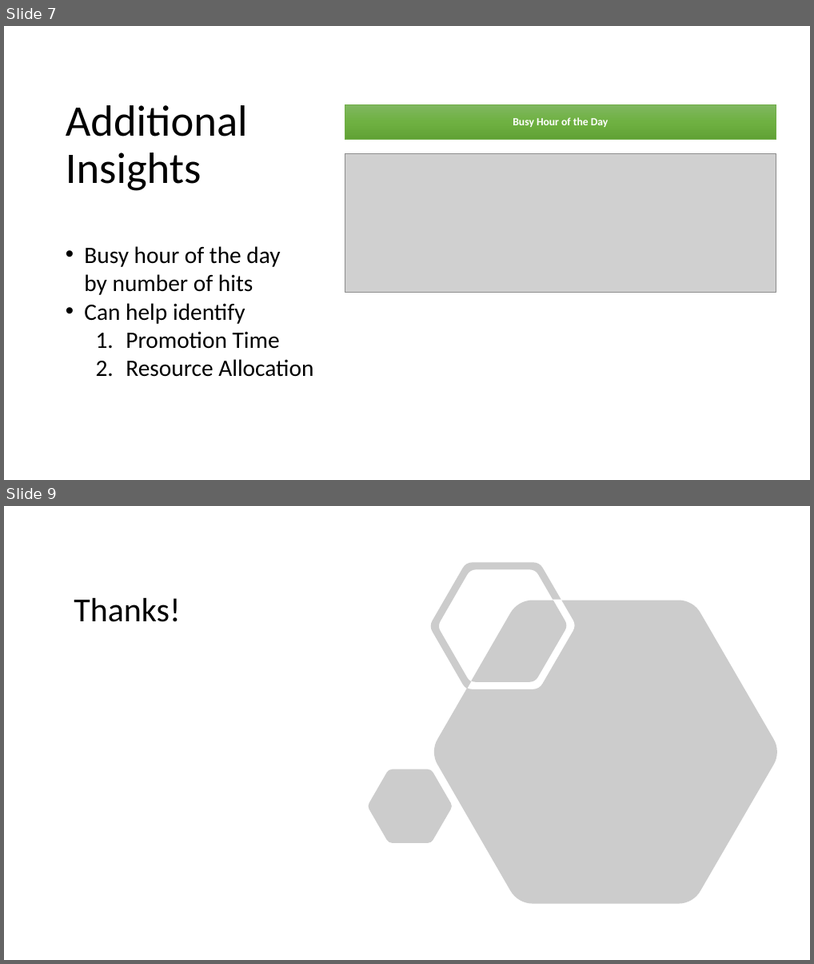
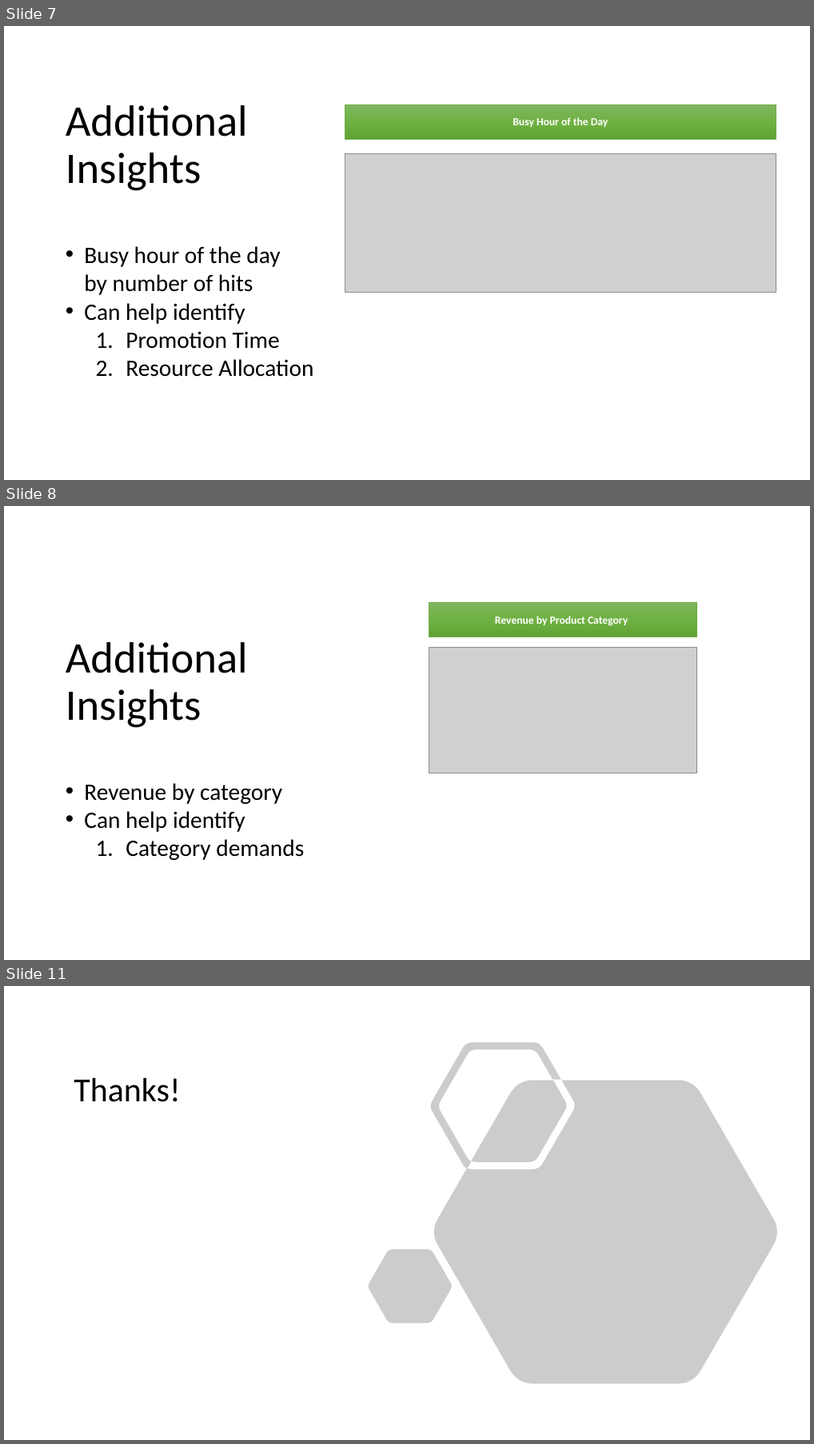
Before and after one commit to SonawaneMayur/HitAnalysis, a slide deck: doc/Hit_Data_Analysis.pptx. Shown one above the other, each under a label of ours: slides 7 and 9 before the commit, slides 7, 8 and 11 after it; the slides between them are not shown. The pictures are 814x964 and 814x1444 pixels, drawn with LibreOffice and Linux fonts; fonts in the diff are those of the drawing; grey boxes stand for pictures. Boxes give left, top, right and bottom in pixels: in the first picture for what was removed or moved away, otherwise in the second. Text is boxed around its words. In the diff, an @@ line names an element or a change of style, - is before the commit and + after.

```diff
--- a/doc/Hit_Data_Analysis.pptx
+++ b/doc/Hit_Data_Analysis.pptx
@@ slide 8 added at [4,506,810,960], background #FFFFFF @@
@@ rectangle added at [430,602,698,636], fill gradient #81B861 to #6FB242 to #62A336, outline #70AD47 0.5 pt, 13 pt, text #FFFFFF, bold @@
+Revenue by Product Category
@@ text added at [66,642,304,860], 28 pt, text #000000 @@
+Additional
+Insights
+• Revenue by category
+• Can help identify
+  1. Category demands
@@ picture added at [430,648,698,773] @@
@@ what was slide 9 is now slide 11 @@
```
Also in this commit, not shown: 2 slides changed, 1 other slide added, 6 other files.
